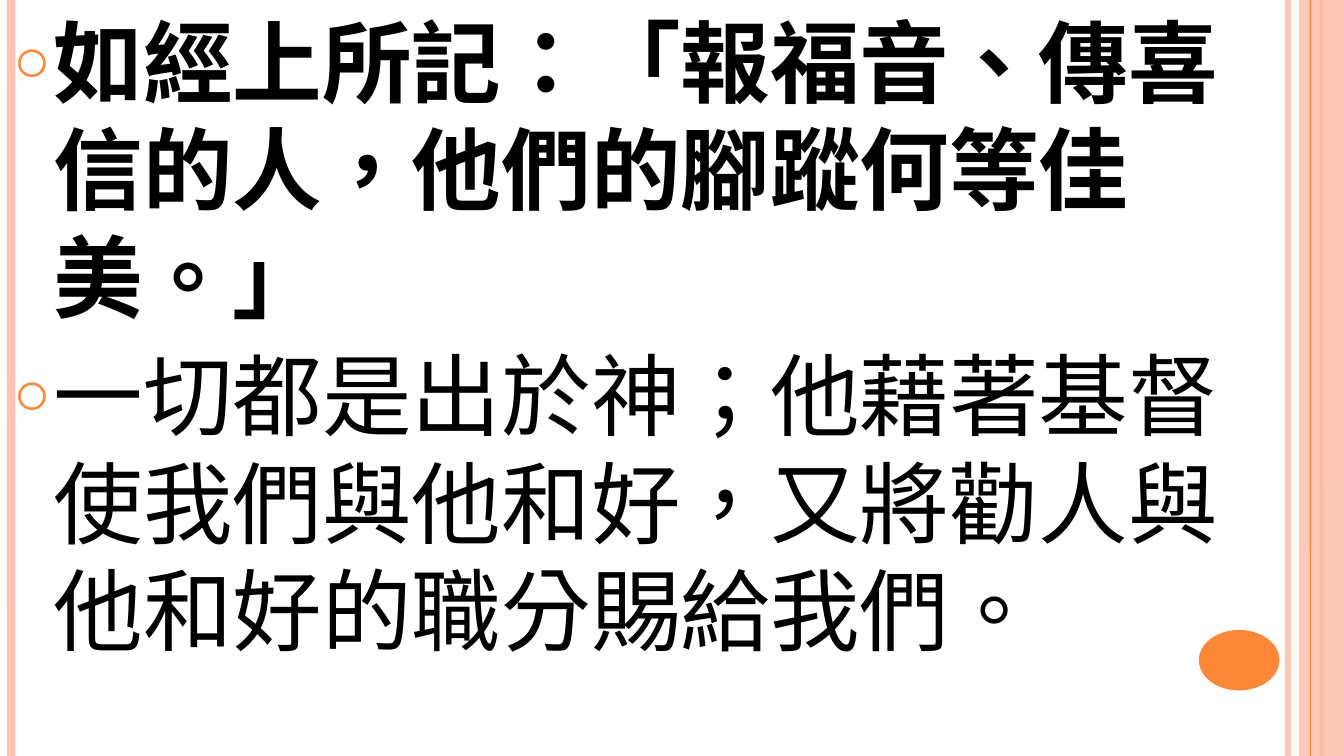
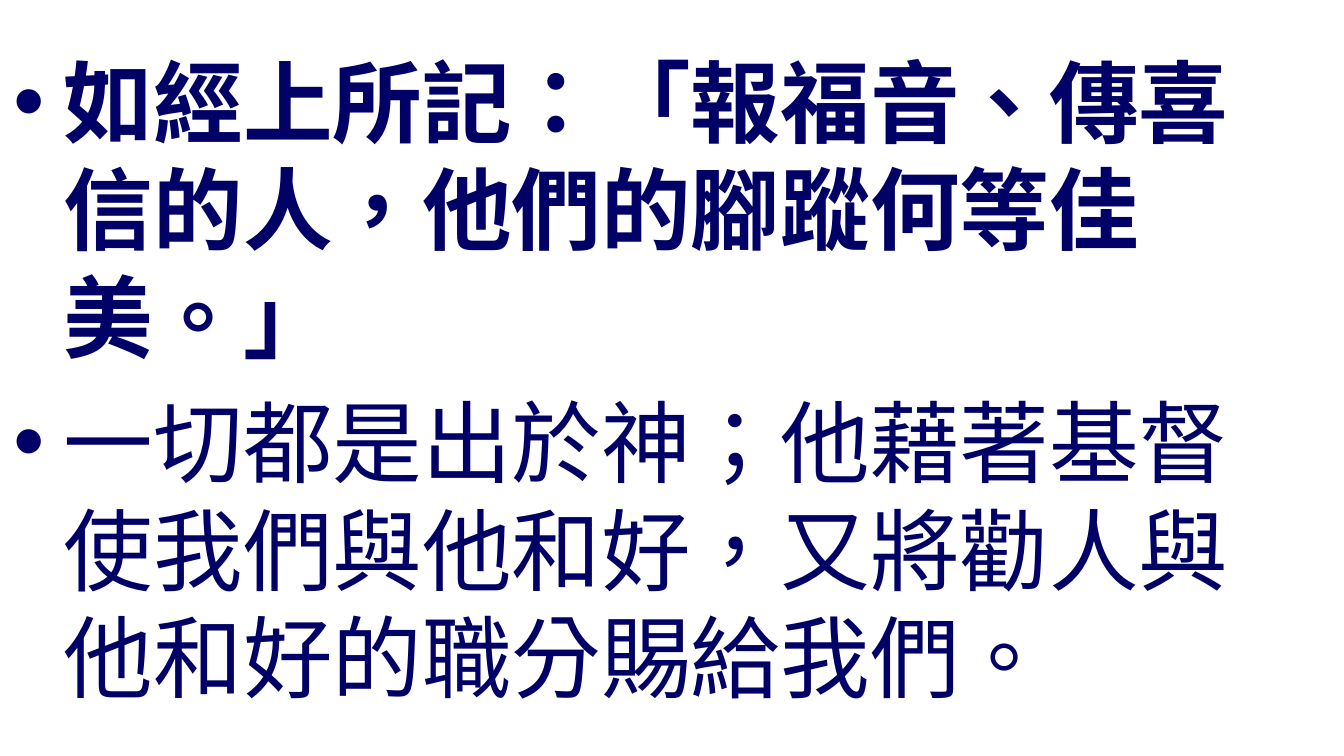
Before and after one commit to batisuoc/worship-resources, a slide deck: slide 4 of 28普世宣教.pptx. Drawn at 1344x756 pixels with LibreOffice and Linux fonts; fonts in the diff are those of the drawing; background and template pictures are left out. Boxes give left, top, right and bottom in pixels: in the first picture for what was removed or moved away, otherwise in the second. Text is boxed around its words. In the diff, an @@ line names an element or a change of style, - is before the commit and + after.

```diff
--- a/28普世宣教.pptx
+++ b/28普世宣教.pptx
@@ text "如經上所記：「報福音、傳喜信的人，他們的腳蹤何等佳美。」" at [64,59,1229,699]: font Cambria to Noto Sans CJK TC in "如經上所記：「報福音、傳喜信的人，他們的腳蹤何等佳美。」"; text colour #000000 to #000066; font Cambria to Noto Sans CJK SC in "一切都是出於神；他藉著基督使我們與他和好，又將勸人與他和好的職分賜給我們。"; bullet ○ to •; more space between paragraphs; vertical alignment top to middle @@
@@ line removed from (11, 0) to (11, 755) @@
@@ line removed from (1288, 0) to (1288, 755) @@
@@ rectangle removed at [1300,0,1344,755] @@
@@ line removed from (1310, 0) to (1310, 755) @@
@@ line removed from (1321, 0) to (1321, 755) @@
@@ ellipse removed at [1199,630,1279,691] @@
```
Also in this commit, not shown: 6 other slides changed, 1 other file.
